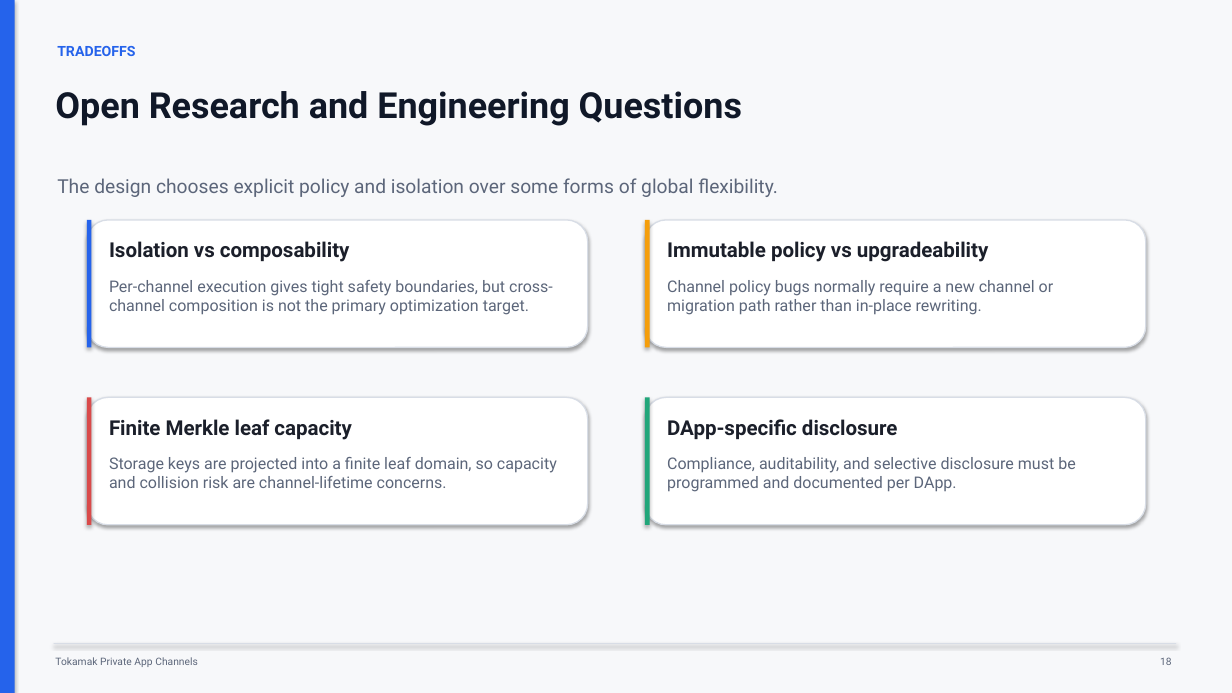
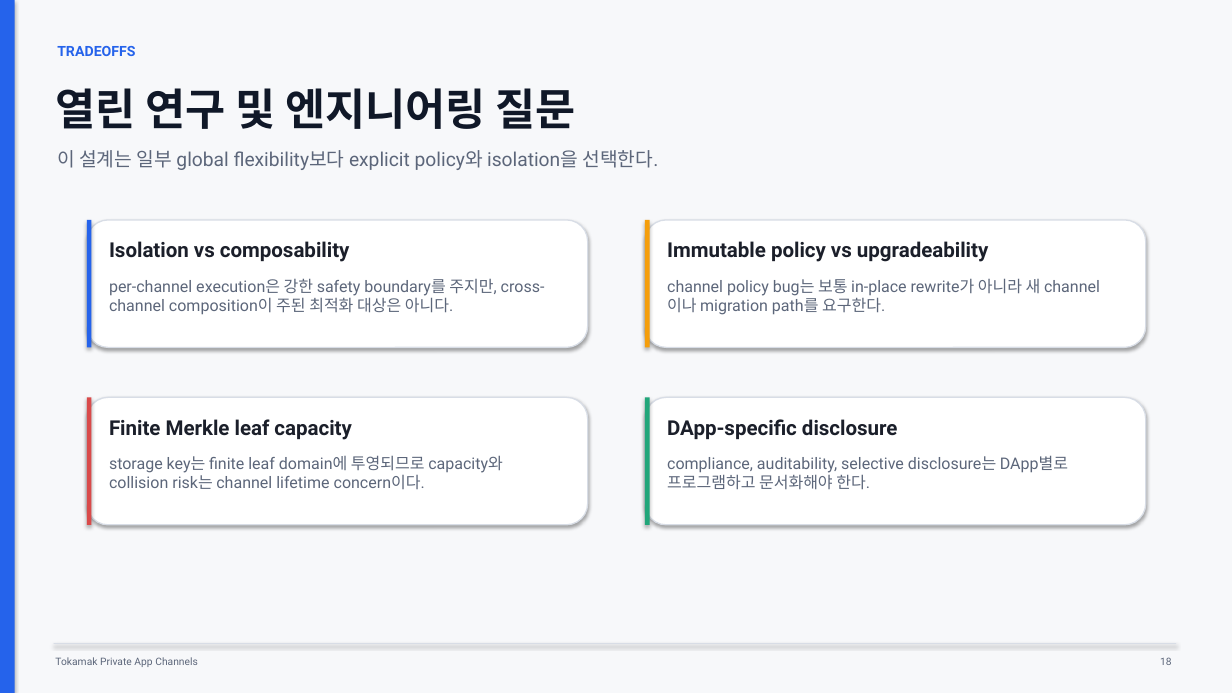
Before and after one commit to tokamak-network/Tokamak-zk-EVM-contracts, a slide deck: slide 18 of bridge/docs/dev/spec.pptx. Drawn at 1232x693 pixels with LibreOffice and Linux fonts; fonts in the diff are those of the drawing. Boxes give left, top, right and bottom in pixels: in the first picture for what was removed or moved away, otherwise in the second. Text is boxed around its words. In the diff, an @@ line names an element or a change of style, - is before the commit and + after.

```diff
--- a/bridge/docs/dev/spec.pptx
+++ b/bridge/docs/dev/spec.pptx
@@ text at (55,88,576,129): text changed; size 28 to 34 pt @@
-Open Research and Engineering Questions
+열린 연구 및 엔지니어링 질문
@@ text at (57,150,658,170): text changed @@
-The design chooses explicit policy and isolation over some forms of global flexibility.
+이 설계는 일부 global flexibility보다 explicit policy와 isolation을 선택한다.
@@ text at (109,278,545,315): text changed @@
-Per-channel execution gives tight safety boundaries, but cross-channel composition is not the primary optimization target.
+per-channel execution은 강한 safety boundary를 주지만, cross-channel composition이 주된 최적화 대상은 아니다.
@@ text at (667,278,1041,315): text changed @@
-Channel policy bugs normally require a new channel or migration path rather than in-place rewriting.
+channel policy bug는 보통 in-place rewrite가 아니라 새 channel이나 migration path를 요구한다.
@@ text at (109,455,503,489): text changed @@
-Storage keys are projected into a finite leaf domain, so capacity and collision risk are channel-lifetime concerns.
+storage key는 finite leaf domain에 투영되므로 capacity와 collision risk는 channel lifetime concern이다.
@@ text at (667,455,1068,490): text changed @@
-Compliance, auditability, and selective disclosure must be programmed and documented per DApp.
+compliance, auditability, selective disclosure는 DApp별로 프로그램하고 문서화해야 한다.
```
Also in this commit, not shown: 16 other slides changed, 2 slides added, 2 slides removed.
